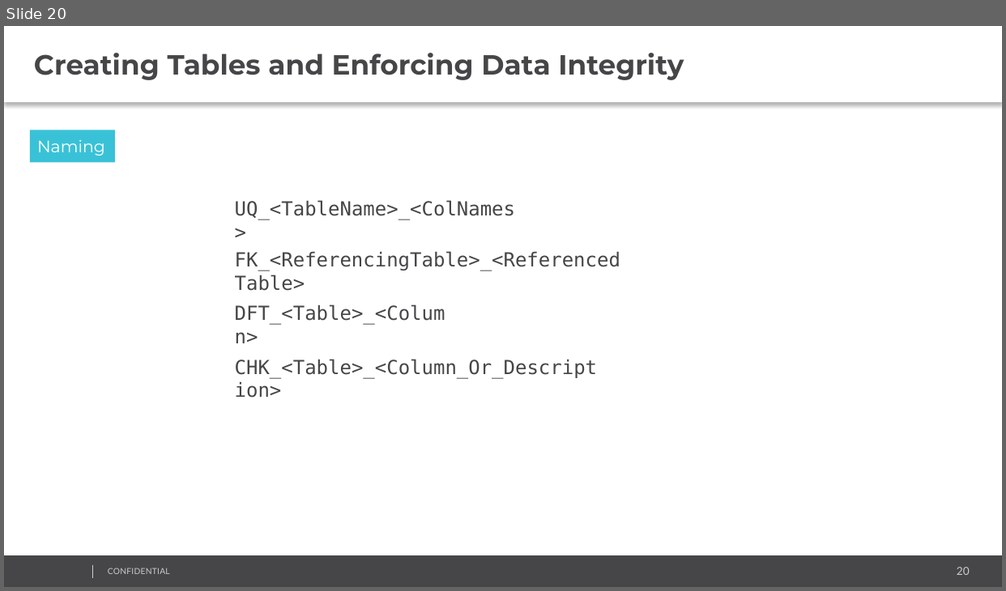
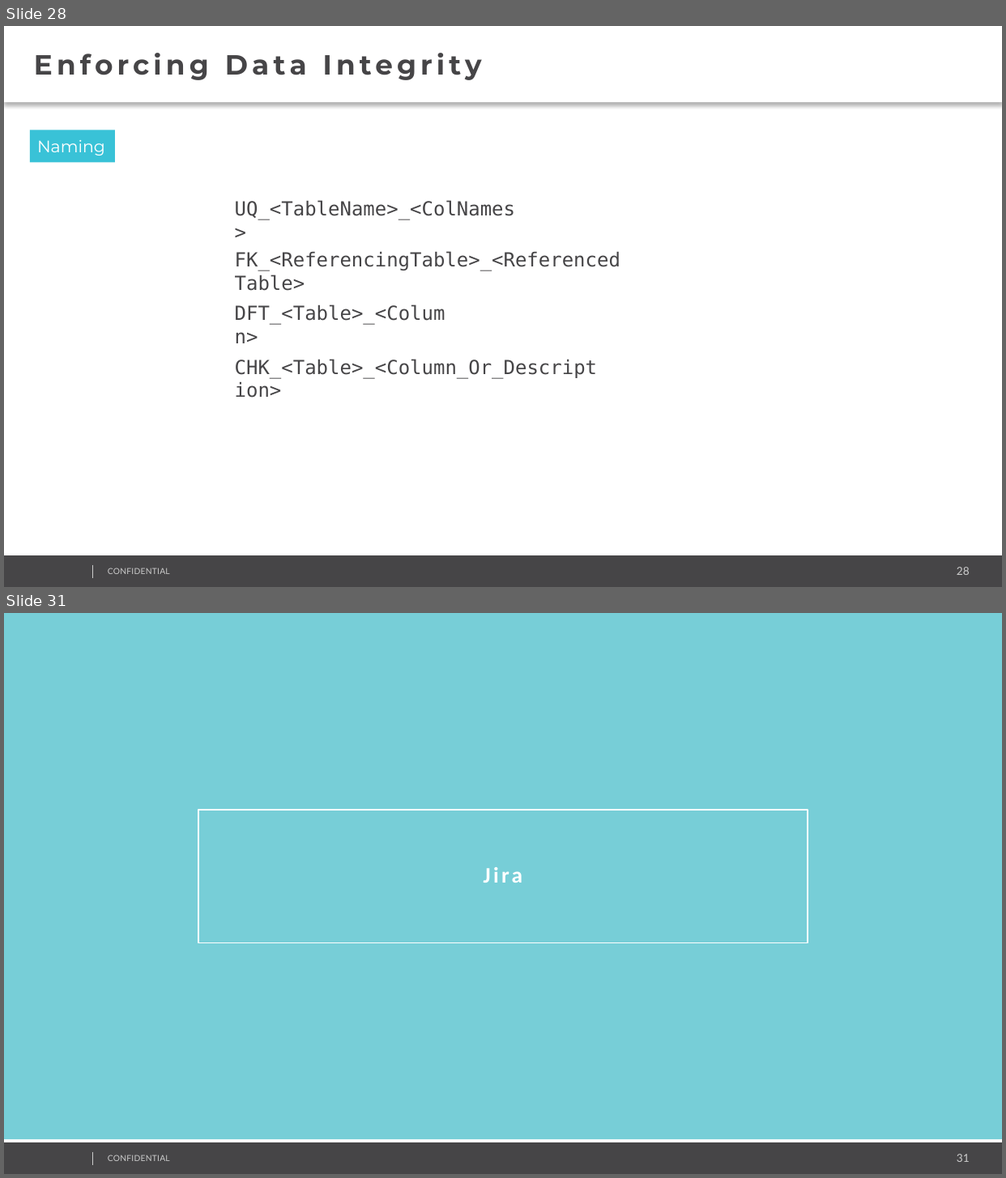
Before and after one commit to AndreyQC/MSBI.Lab, a slide deck: MSBI.Lecture.05/MSBI.Dev.S19E05.pptx. Shown one above the other, each under a label of ours: slide 20 before the commit, slides 28 and 31 after it; the slides between them are not shown. The pictures are 1006x591 and 1006x1178 pixels, drawn with LibreOffice and Linux fonts; fonts in the diff are those of the drawing; background and template pictures are left out. Boxes give left, top, right and bottom in pixels: in the first picture for what was removed or moved away, otherwise in the second. Text is boxed around its words. In the diff, an @@ line names an element or a change of style, - is before the commit and + after.

```diff
--- a/MSBI.Lecture.05/MSBI.Dev.S19E05.pptx
+++ b/MSBI.Lecture.05/MSBI.Dev.S19E05.pptx
@@ slide 31 added at [4,613,1002,1174], background #FFFFFF; not listed: 4 template elements that a slide beside it also shows @@
@@ rectangle added at [4,613,1002,1139], fill #77CED7 @@
@@ rectangle added at [198,810,808,943], outline #FFFFFF 0.75 pt @@
@@ text added at [484,867,523,883], 16 pt, text #FFFFFF, bold @@
+Jira
@@ what was slide 20 is now slide 28 @@
@@ slide 28 changed as well @@
@@ text at [34,53,482,80]: text changed @@
-Creating Tables and Enforcing Data Integrity
+Enforcing Data Integrity
@@ page number at [957,567,970,575]: text changed @@
-20
+28
```
Also in this commit, not shown: 15 other slides changed, 15 other slides added, 6 slides removed, 3 other files.
